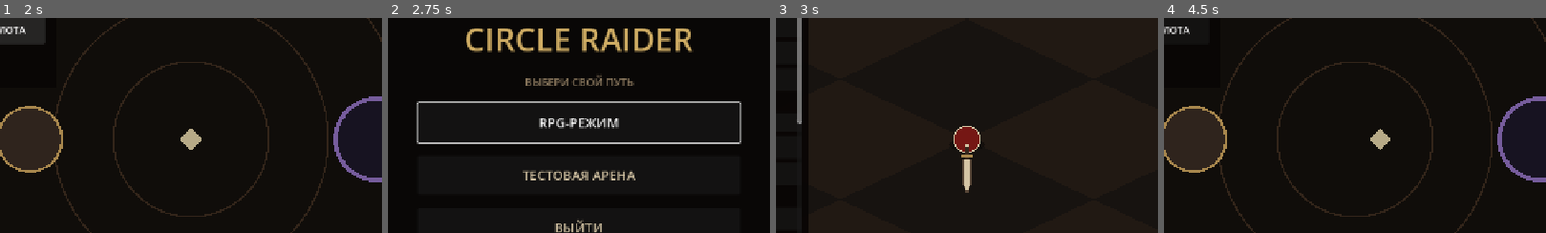
Above: before the commit, frames 1-4 (left to right).
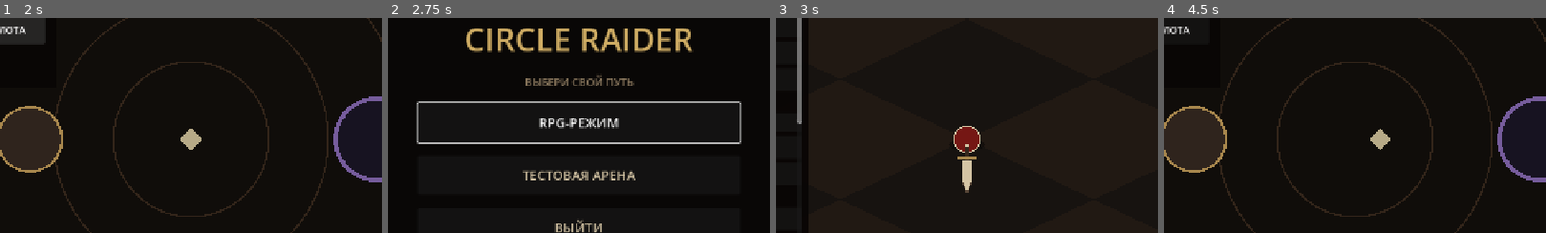
Above: after the commit, the same moments.

Repository: lollydragon666/testgame
Game: Godot game, scene res://scenes/app/game_root.tscn
Same seed, same stepped clock (60 frames per second), same inputs: the game is played once before the commit and once after it.
Inputs (mouse positions are % of the whole screen's width and height, from its top left):
- Up to frame 1 (2 s): click "RPG-РЕЖИМ" at 0.5 s; click "УКРЕПИТЬ ЗДОРОВЬЕ — 50 ЗОЛОТА" at 1.25 s
- Up to frame 2 (2.75 s): click "В ГЛАВНОЕ МЕНЮ" at 2 s
- Up to frame 3 (3 s): click "ТЕСТОВАЯ АРЕНА" at 2.75 s
- Up to frame 4 (4.5 s): click "ВЕРНУТЬСЯ В МЕНЮ" at 3.5 s; tap Enter at 4.25 s; move the mouse to (72, 45) at 4.27 s; hold D (move_right) from 4.28 s (still down); click (72, 45) at 4.35 s
The pictures show only the part of the screen within x 25-75%, y 22-72%; the shares and areas given below are measured in that part.

Frames 1-2 are identical in both runs. In frame 3, 0.2% of the frame differs, in the area x 47-53%, y 63-77%; in frame 4, nothing differs.

Commit message:
fix: connect equipped sword to combat and visuals

Diff:
--- a/scripts/expedition/expedition_controller.gd
+++ b/scripts/expedition/expedition_controller.gd
@@ -23,6 +23,7 @@
 	combat = COMBAT_SCENE.instantiate() as GameMain
 	combat.name = "Combat"
 	combat.configure_mode(CombatModeConfig.expedition(), true)
+	combat.configure_inventory(_session().inventory)
 	combat.configure_expedition(location_definition, tier_definition, _session().current_run_seed)
 	combat.run_setup_requested.connect(_apply_profile_bonuses)
 	combat.run_finished.connect(_on_run_finished)
--- a/scripts/main.gd
+++ b/scripts/main.gd
@@ -39,6 +39,7 @@
 var pending_level_ups := 0
 ## Не более трёх ID, показанных в текущем окне. Только они принимаются _apply_upgrade().
 var current_upgrade_choices: Array[StringName] = []
+var inventory_service: InventoryService
 
 const MAX_UPGRADE_CHOICES := 3
 
@@ -48,6 +49,9 @@
 
 func configure_run_seed(value: int) -> void:
 	run_seed = value
+
+func configure_inventory(service: InventoryService) -> void:
+	inventory_service = service
 
 func configure_expedition(location_definition: LocationDefinition, tier_definition: ExpeditionTierDefinition, seed_value: int) -> void:
 	expedition_location = location_definition
@@ -61,6 +65,10 @@
 		expedition_location = GAME_CONTENT.location(&"test_location")
 	if expedition_tier == null and expedition_location != null:
 		expedition_tier = expedition_location.tier_definition(1)
+	if inventory_service == null:
+		inventory_service = InventoryService.new()
+		inventory_service.configure(GAME_CONTENT)
+		inventory_service.load_serialized([], {})
 	world_state = WorldState.new()
 	world_state.name = "WorldState"
 	world_state.configure(WORLD_CONFIG)
@@ -77,6 +85,7 @@
 	player.name = "Player"
 	player.configure_world(WORLD_CONFIG)
 	player.configure_content(GAME_CONTENT)
+	player.configure_inventory(inventory_service)
 	world_root.add_child(player)
 	player.set_combat_registry(world_state)
 	player.health_changed.connect(_on_health_changed)
@@ -139,6 +148,8 @@
 	location.regenerate(run_seed)
 	_register_location_destructibles()
 	player.reset_run()
+	player.apply_equipped_weapon()
+	player.apply_equipment_stats(PlayerStatCalculator.calculate(inventory_service))
 	run_setup_requested.emit(player)
 	player.set_gameplay_active(true)
 	running = true
--- a/scripts/player/player.gd
+++ b/scripts/player/player.gd
@@ -66,6 +66,7 @@
 var world_config: WorldConfig
 var game_content: GameContent
 var world_state: WorldState
+var inventory_service: InventoryService
 
 var world_limit: float:
 	get:
@@ -77,11 +78,24 @@
 func configure_content(content: GameContent) -> void:
 	game_content = content
 
+func configure_inventory(service: InventoryService) -> void:
+	inventory_service = service
+
 func _ready() -> void:
 	if game_content == null:
 		push_error("PlayerHero requires GameContent before entering the tree")
 		return
-	attack.setup(self, game_content.weapon(&"player_sword"))
+	if inventory_service == null:
+		inventory_service = InventoryService.new()
+		inventory_service.configure(game_content)
+		inventory_service.load_serialized([], {})
+	var equipped_weapon := inventory_service.equipped_item(ItemEnums.EquipmentSlot.WEAPON)
+	var weapon_definition := inventory_service.equipped_definition(ItemEnums.EquipmentSlot.WEAPON) as WeaponDefinition
+	if weapon_definition == null:
+		push_error("PlayerHero requires an equipped sword")
+		return
+	attack.setup(self, weapon_definition, equipped_weapon)
+	inventory_service.equipment_changed.connect(_on_equipment_changed)
 	magic.setup(self, game_content)
 	magic.cast_requested.connect(_relay_magic_cast)
 	magic.magic_changed.connect(_relay_magic_changed)
@@ -255,11 +269,14 @@
 	health_changed.emit(health, max_health)
 
 func apply_equipment_stats(stats: PlayerStats) -> void:
+	var previous_health_bonus := equipment_stats.max_health_bonus
+	var previous_movement_factor := maxf(0.25, 1.0 + equipment_stats.movement_speed_bonus)
 	equipment_stats = stats if stats != null else PlayerStats.new()
 	equipment_stats.finalize()
-	max_health += equipment_stats.max_health_bonus
-	health = minf(max_health, health + equipment_stats.max_health_bonus)
-	movement.speed *= maxf(0.25, 1.0 + equipment_stats.movement_speed_bonus)
+	var health_delta := equipment_stats.max_health_bonus - previous_health_bonus
+	max_health = maxf(1.0, max_health + health_delta)
+	health = clampf(health + maxf(0.0, health_delta), 0.0, max_health)
+	movement.speed = movement.speed / previous_movement_factor * maxf(0.25, 1.0 + equipment_stats.movement_speed_bonus)
 	equipment_damage_multiplier = maxf(0.05, 1.0 + equipment_stats.damage_bonus)
 	equipment_attack_speed_bonus = equipment_stats.attack_speed_bonus
 	equipment_defense = equipment_stats.defense
@@ -268,6 +285,21 @@
 	critical_damage = equipment_stats.critical_damage
 	health_changed.emit(health, max_health)
 	player_stats_changed.emit(equipment_stats)
+
+func apply_equipped_weapon() -> bool:
+	if inventory_service == null:
+		return false
+	var weapon_item := inventory_service.equipped_item(ItemEnums.EquipmentSlot.WEAPON)
+	var weapon_definition := inventory_service.equipped_definition(ItemEnums.EquipmentSlot.WEAPON) as WeaponDefinition
+	if weapon_item == null or weapon_definition == null:
+		return false
+	attack.equip_weapon(weapon_definition, weapon_item)
+	refresh_visual()
+	return true
+
+func _on_equipment_changed() -> void:
+	apply_equipped_weapon()
+	apply_equipment_stats(PlayerStatCalculator.calculate(inventory_service))
 
 func roll_attack_damage(base_amount: float) -> float:
 	var result := base_amount * equipment_damage_multiplier
--- a/scripts/player/player_attack.gd
+++ b/scripts/player/player_attack.gd
@@ -36,11 +36,20 @@
 var world_state: WorldState
 var attack_shape := AttackShape.new()
 var definition: WeaponDefinition
+var equipped_item: ItemInstance
 
-func setup(player_host: PlayerHero, weapon_definition: WeaponDefinition) -> void:
+func setup(player_host: PlayerHero, weapon_definition: WeaponDefinition, weapon_item: ItemInstance = null) -> void:
 	host = player_host
+	equip_weapon(weapon_definition, weapon_item)
+
+func equip_weapon(weapon_definition: WeaponDefinition, weapon_item: ItemInstance = null) -> void:
+	if weapon_definition == null or weapon_definition.weapon_class != ItemEnums.SWORD_CLASS:
+		return
 	definition = weapon_definition
+	equipped_item = weapon_item
 	reset()
+	if host != null and host.is_node_ready():
+		host.refresh_visual()
 
 func set_world_state(state: WorldState) -> void:
 	world_state = state
--- a/scripts/player/player_visual.gd
+++ b/scripts/player/player_visual.gd
@@ -36,13 +36,27 @@
 	var direction := IsoMath.world_to_screen(world_direction).normalized()
 	var side := direction.orthogonal()
 	var is_final_tier := player.attack.definition != null and player.attack.sword_tier == player.attack.definition.max_tier
-	var guard_distance := player.visual_radius + (18.0 if is_final_tier else 6.0)
+	var style := player.attack.definition.visual_style if player.attack.definition != null else &"gladius"
+	var style_variant := absi(String(style).hash()) % 4
+	var guard_distance := player.visual_radius + (18.0 if is_final_tier else 6.0) + float(style_variant)
 	var blade_base := direction * (guard_distance + 5.0)
 	var tip := direction * player.attack.visual_sword_length
-	draw_line(direction * player.visual_radius * 0.55, blade_base, Color("35271d"), 7.0)
-	draw_line(direction * guard_distance - side * (8.0 + player.attack.sword_tier * 3.0), direction * guard_distance + side * (8.0 + player.attack.sword_tier * 3.0), Color("a8874d"), 6.0)
-	var width := 5.0 + player.attack.sword_tier * 0.8
-	var shoulder := tip - direction * (14.0 + player.attack.sword_tier * 2.0)
+	var palette := _weapon_palette(style)
+	var guard_half_width := 8.0 + player.attack.sword_tier * 3.0 + float(style_variant) * 2.0
+	draw_line(direction * player.visual_radius * 0.55, blade_base, palette["grip"], 7.0)
+	draw_line(direction * guard_distance - side * guard_half_width, direction * guard_distance + side * guard_half_width, palette["guard"], 6.0)
+	var width := 5.0 + player.attack.sword_tier * 0.8 + float(style_variant) * 0.7
+	var shoulder := tip - direction * (14.0 + player.attack.sword_tier * 2.0 + float(style_variant) * 2.0)
 	var blade := PackedVector2Array([blade_base - side * width, shoulder - side * width, tip, shoulder + side * width, blade_base + side * width])
-	draw_colored_polygon(blade, Color("d4c4a4"))
-	draw_polyline(PackedVector2Array([blade_base - side * width, shoulder - side * width, tip, shoulder + side * width, blade_base + side * width]), Color("574637"), 1.5)
+	draw_colored_polygon(blade, palette["blade"])
+	draw_polyline(PackedVector2Array([blade_base - side * width, shoulder - side * width, tip, shoulder + side * width, blade_base + side * width]), palette["edge"], 1.5)
+
+func _weapon_palette(style: StringName) -> Dictionary:
+	var palettes := {
+		&"void": {"blade": Color("66547f"), "edge": Color("b69ad8"), "guard": Color("31243f"), "grip": Color("17101e")},
+		&"sunforged": {"blade": Color("f0c65a"), "edge": Color("fff0a1"), "guard": Color("b97921"), "grip": Color("5a2d17")},
+		&"dragon": {"blade": Color("d8d0bd"), "edge": Color("fff2d2"), "guard": Color("9c3d29"), "grip": Color("3b1915")},
+		&"storm": {"blade": Color("9ac7dc"), "edge": Color("e2f5ff"), "guard": Color("547d91"), "grip": Color("253b45")},
+		&"royal": {"blade": Color("d7d5c8"), "edge": Color("fff8d1"), "guard": Color("d0ad64"), "grip": Color("4c263f")},
+	}
+	return palettes.get(style, {"blade": Color("d4c4a4"), "edge": Color("574637"), "guard": Color("a8874d"), "grip": Color("35271d")})
